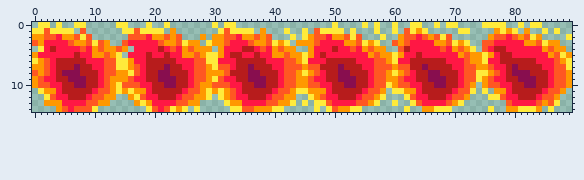
Two states of a sprite sheet, res/projectiles/fireball_ss.png. That is the earlier state.
The file is 90x15 pixels.
The result:
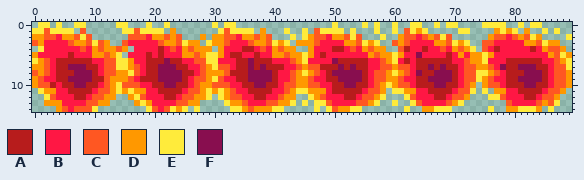
Palette (. is transparent): A #b71c1c  B #ff1744  C #ff5722  D #ff9800  E #ffeb3b  F #880e4f
What changed:
y 4: x 3 A -> B; x 51 B -> A; x 65 B -> A; x 78 A -> B; x 83 B -> A; x 87 D -> C
y 5: x 6..7 BA -> AB; x 21..22 BA -> AB; x 64 A -> F; x 69 B -> A; x 72 C -> B; x 78..79 AA -> BB
y 6: x 9 B -> A; x 22 A -> F; x 24 B -> A; x 36 A -> F; x 39 B -> A; x 42 C -> B; x 49..50 AA -> BF; x 54..55 BB -> AA; x 57 C -> B; x 62..63 BA -> AB; x 69 B -> A; x 78 A -> B; x 84 B -> A
y 7: x 6 A -> F; x 8 A -> F; x 10 B -> A; x 21 A -> F; x 23 A -> F; x 25 B -> A; x 27 C -> B; x 38 A -> F; x 40..43 BBCC -> AABB; x 53 A -> F; x 55 B -> A; x 57 C -> B; x 63 A -> B; x 65..66 FA -> AF; x 68 A -> F; x 70 B -> A; x 78 B -> F; x 80..83 FAAA -> AFFF; x 85 B -> A
y 8: x 5..6 FF -> AA; x 8..9 AA -> FF; x 23..24 AA -> FF; x 26..27 BC -> AB; x 38..39 AA -> FF; x 42 C -> B; x 50 A -> F; x 53..54 AA -> FF; x 64 A -> F; x 66 F -> A; x 68..69 AA -> FF; x 80..81 FF -> AA; x 83..84 AA -> FF
y 9: x 9 A -> F; x 11 B -> A; x 18 B -> A; x 24 A -> F; x 39 A -> F; x 42 C -> B; x 54 A -> F; x 69 A -> F; x 84 A -> F
y 10: x 3 B -> A; x 58 C -> D; x 64 B -> A; x 79 B -> A
y 11: x 5 A -> B; x 20 A -> B; x 35 A -> B; x 41 C -> B; x 65 A -> B; x 80 A -> B
y 12: x 6 A -> B; x 21 A -> B; x 34 B -> C; x 36 A -> B; x 40 C -> B; x 51 A -> B; x 66 A -> B; x 81 A -> B
y 13: x 35 B -> C
y 14: x 35 C -> D
